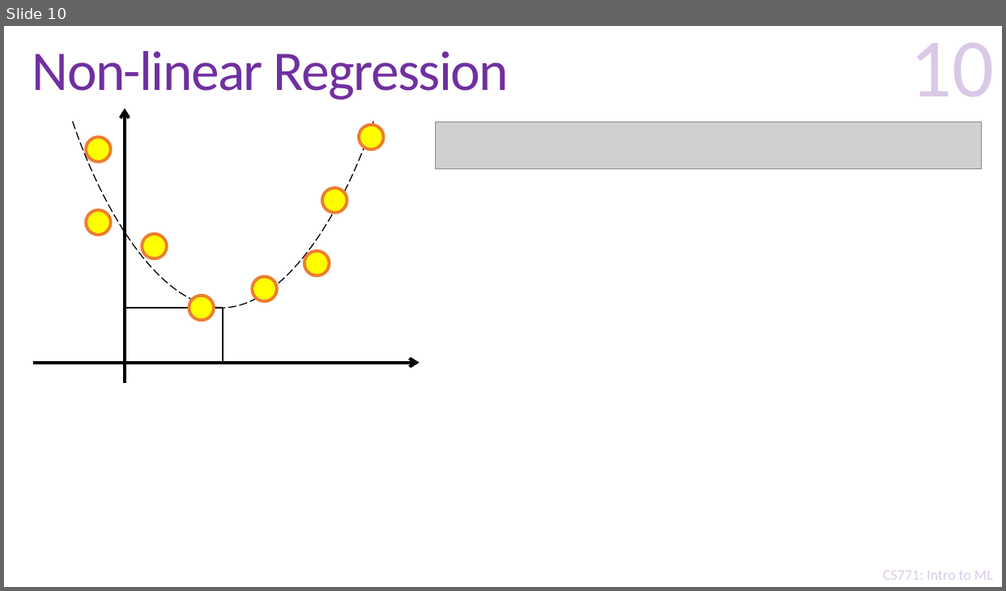
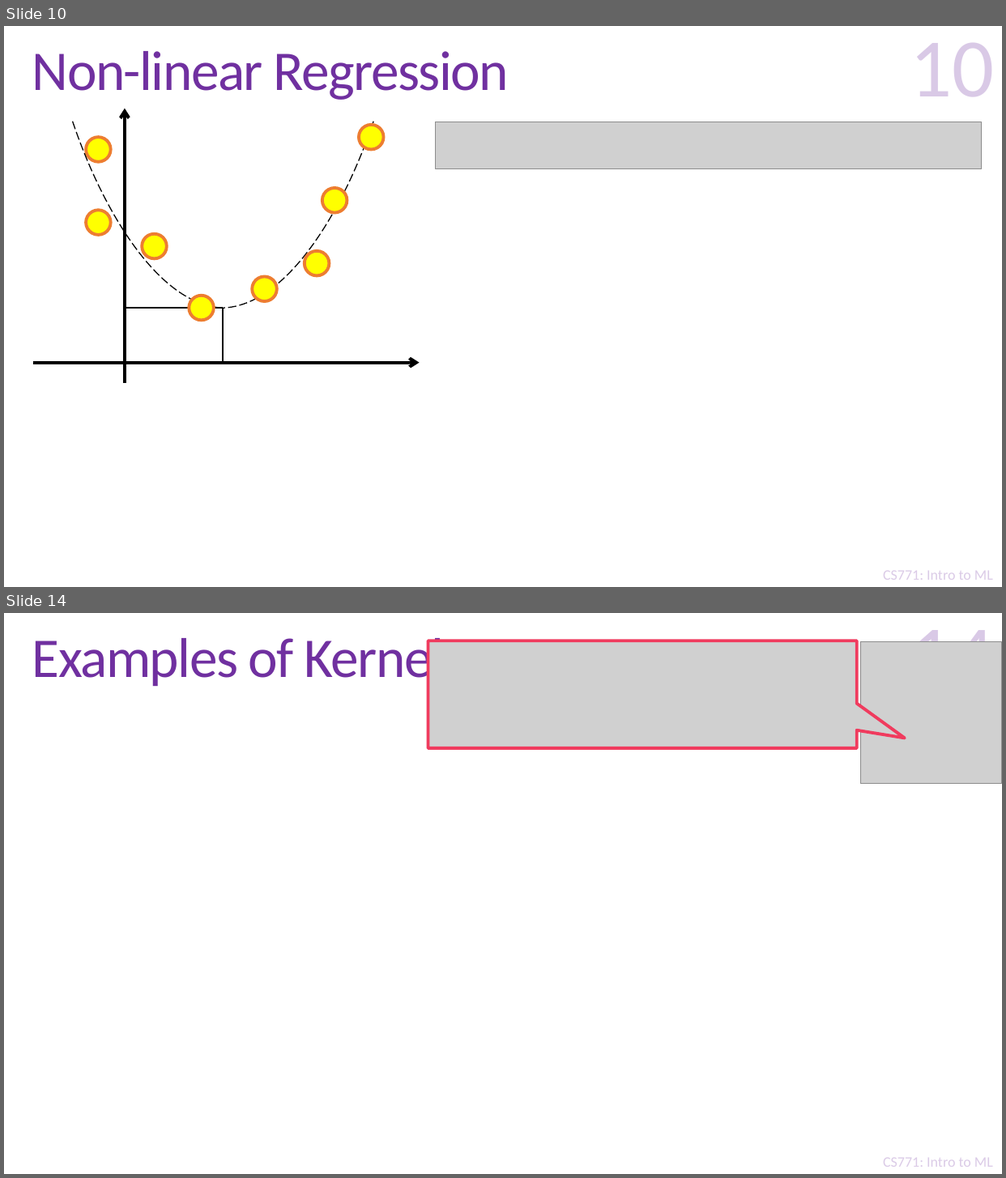
Before and after one commit to purushottamkar/ml19-20w, a slide deck: lecture_slides/19_Learning with Kernels.pptx. Shown one above the other, each under a label of ours: slide 10 before the commit, slides 10 and 14 after it; the slides between them are not shown. The pictures are 1006x591 and 1006x1178 pixels, drawn with LibreOffice and Linux fonts; fonts in the diff are those of the drawing; grey boxes stand for pictures; background and template pictures are left out. Boxes give left, top, right and bottom in pixels: in the first picture for what was removed or moved away, otherwise in the second. Text is boxed around its words. In the diff, an @@ line names an element or a change of style, - is before the commit and + after.

```diff
--- a/lecture_slides/19_Learning with Kernels.pptx
+++ b/lecture_slides/19_Learning with Kernels.pptx
@@ slide 14 added at (x1=4, y1=613, x2=1002, y2=1174), background #FFFFFF; not listed: 2 template elements that a slide beside it also shows @@
@@ page number added at (x1=910, y1=614, x2=995, y2=642), 80 pt, text #7030A0 at 25% opacity @@
+14
@@ title added at (x1=32, y1=638, x2=465, y2=691), 54 pt, text #7030A0 @@
+Examples of Kernels
@@ picture added at (x1=428, y1=641, x2=858, y2=748) @@
@@ picture added at (x1=860, y1=642, x2=1002, y2=784) @@
```
Also in this commit, not shown: 17 other slides added.
